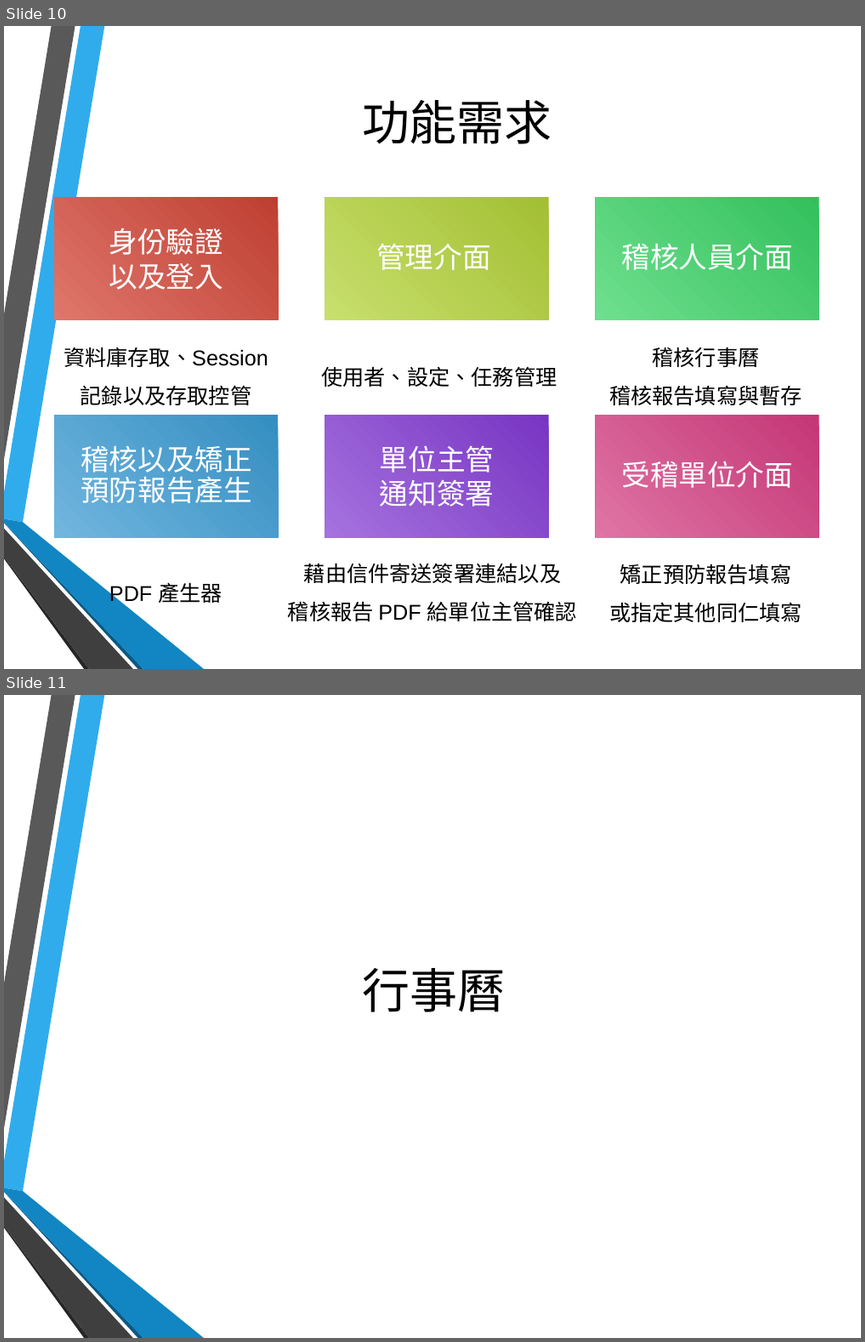
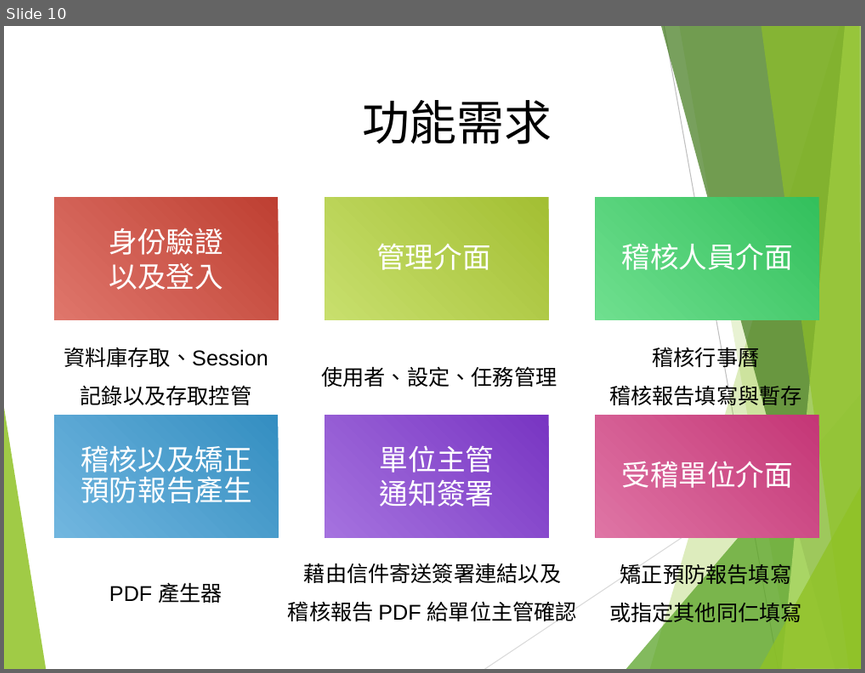
Before and after one commit to hsinewu/pia, a slide deck: Contest/FinalPresentation.pptx. Shown one above the other, each under a label of ours: slides 10 and 11 before the commit, slide 10 after it. The pictures are 865x1342 and 865x673 pixels, drawn with LibreOffice and Linux fonts; fonts in the diff are those of the drawing; background and template pictures are left out. Boxes give left, top, right and bottom in pixels: in the first picture for what was removed or moved away, otherwise in the second. Text is boxed around its words. In the diff, an @@ line names an element or a change of style, - is before the commit and + after.

```diff
--- a/Contest/FinalPresentation.pptx
+++ b/Contest/FinalPresentation.pptx
@@ slide 11 removed at [4, 695, 861, 1338], background picture (left out); not listed: 6 template elements that a slide beside it also shows @@
@@ title removed at [362, 968, 505, 1012] @@
-行事曆
@@ slide 10 changed as well @@
@@ group added at [4, 26, 861, 669]: 8 freeform shapes, 2 lines @@
@@ group removed at [4, 26, 204, 669]: 6 freeform shapes @@
```
Also in this commit, not shown: 19 other slides changed, 2 slides added, 2 other slides removed.
